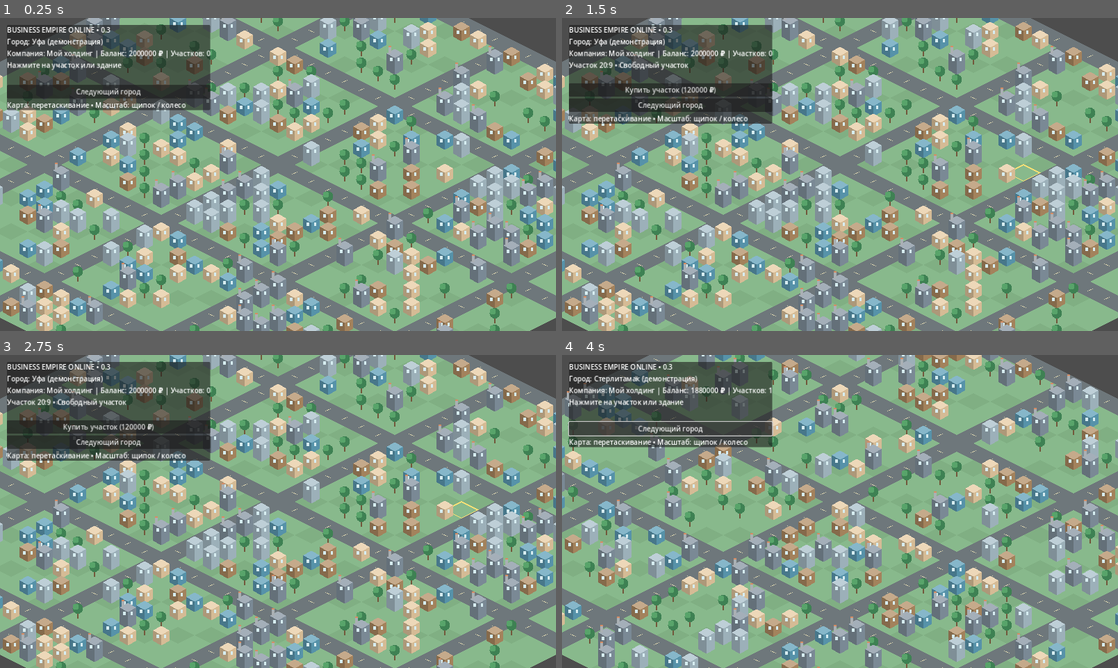
Above: before the commit, frames 1-4 (two rows, left to right).
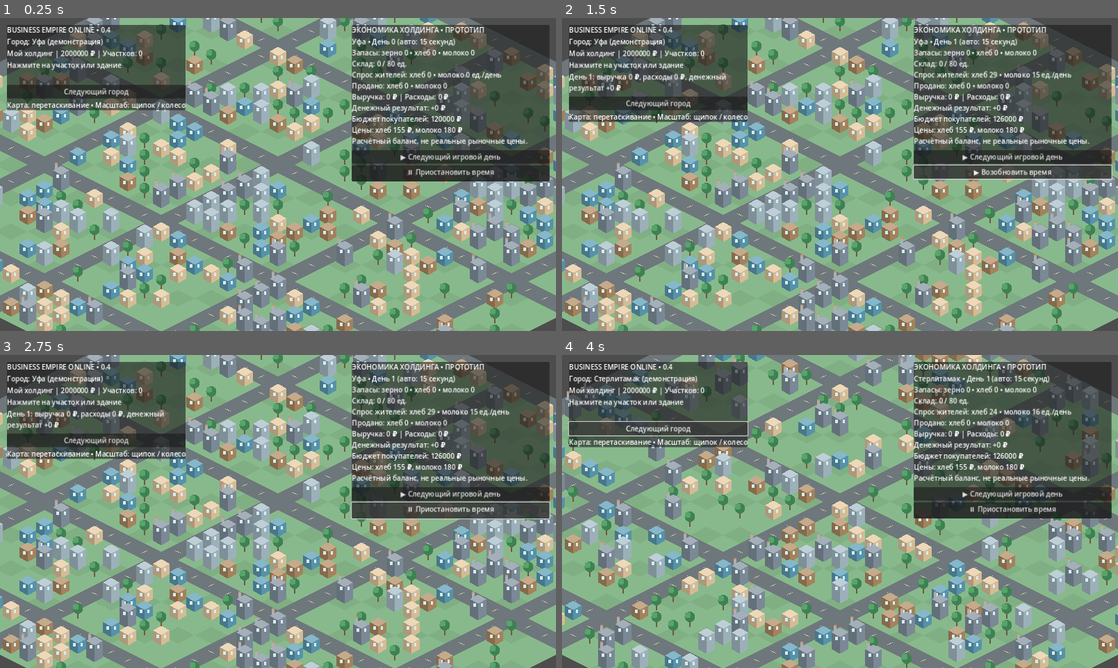
Above: after the commit, the same moments.

Repository: maillunex-lang/ufaeconom
Game: Godot game, scene res://scenes/main.tscn
Same seed, same stepped clock (60 frames per second), same inputs: the game is played once before the commit and once after it.
Inputs (mouse positions are in pixels of both pictures, inside the frame that each line leads up to):
- Up to frame 1 (0.25 s): no input
- Up to frame 2 (1.5 s): click (1012, 155) at 0.5 s, where only the run after the commit has a clickable "▶ Следующий игровой день"; click (1012, 174) at 1.25 s, where only the run after the commit has a clickable "⏸ Приостановить время"
- Up to frame 3 (2.75 s): click (450, 508) at 2 s, where only the run after the commit has a clickable "▶ Возобновить время"
- Up to frame 4 (4 s): click (673, 426) at 2.75 s, where only the run before the commit has a clickable "Купить участок (120000 ₽)"; click "Следующий город" at 3.5 s

The runs differ from the first frame. In frame 1, 19% of the frame differs, in the area x 1-99%, y 2-53%; in frame 2, 22%; in frame 3, 22%; in frame 4, 19%.

Commit message:
feat(ui): day timer, economy dashboard, demand and operating cashflow

Diff:
--- a/scripts/main.gd
+++ b/scripts/main.gd
@@ -1,5 +1,5 @@
 extends Node2D
-## Offline prototype 0.2: deterministic cities and layered procedural isometric art.
+## Offline prototype 0.4: deterministic isometric city and daily stock-flow economy.
 const CityGenerator = preload("res://scripts/city_generator.gd")
 const CompanyState = preload("res://scripts/company_state.gd")
 const TILE_W := 96.0
@@ -15,6 +15,9 @@
 
 var company = CompanyState.new()
 var money_label: Label
+var economy_label: Label
+var day_timer: Timer
+var pause_button: Button
 var actions: VBoxContainer
 var message_label: Label
 var camera: Camera2D
@@ -38,6 +41,11 @@
 	_build_ui()
 	company.load_game()
 	_load_city(company.city_index)
+	day_timer = Timer.new()
+	day_timer.wait_time = 15.0
+	day_timer.timeout.connect(_advance_day)
+	add_child(day_timer)
+	day_timer.start()
 
 func _load_city(index: int) -> void:
 	city_index = posmod(index, CityGenerator.CITIES.size())
@@ -48,6 +56,7 @@
 	company.save_game()
 	city_label.text = "Город: %s (демонстрация)" % data["name"]
 	info.text = "Нажмите на участок или здание"
+	message_label.text = ""
 	_update_actions()
 	camera.position = Vector2(0, 700)
 	queue_redraw()
@@ -62,7 +71,7 @@
 	var content := VBoxContainer.new()
 	panel.add_child(content)
 	var title := Label.new()
-	title.text = "BUSINESS EMPIRE ONLINE • 0.3"
+	title.text = "BUSINESS EMPIRE ONLINE • 0.4"
 	content.add_child(title)
 	city_label = Label.new()
 	content.add_child(city_label)
@@ -82,6 +91,26 @@
 	var help := Label.new()
 	help.text = "Карта: перетаскивание • Масштаб: щипок / колесо"
 	content.add_child(help)
+	var market_panel := PanelContainer.new()
+	market_panel.position = Vector2(810, 16)
+	market_panel.custom_minimum_size = Vector2(455, 250)
+	layer.add_child(market_panel)
+	var market_content := VBoxContainer.new()
+	market_panel.add_child(market_content)
+	var market_title := Label.new()
+	market_title.text = "ЭКОНОМИКА ХОЛДИНГА • ПРОТОТИП"
+	market_content.add_child(market_title)
+	economy_label = Label.new()
+	economy_label.autowrap_mode = TextServer.AUTOWRAP_WORD_SMART
+	market_content.add_child(economy_label)
+	var day_button := Button.new()
+	day_button.text = "▶ Следующий игровой день"
+	day_button.pressed.connect(_advance_day)
+	market_content.add_child(day_button)
+	pause_button = Button.new()
+	pause_button.text = "⏸ Приостановить время"
+	pause_button.pressed.connect(_toggle_timer)
+	market_content.add_child(pause_button)
 
 func _iso(tile: Vector2) -> Vector2:
 	return Vector2((tile.x - tile.y) * TILE_W * 0.5, (tile.x + tile.y) * TILE_H * 0.5)
@@ -208,7 +237,8 @@
 func _update_actions() -> void:
 	if money_label == null or actions == null:
 		return
-	money_label.text = "Компания: Мой холдинг | Баланс: %d ₽ | Участков: %d" % [company.cash, company.owned.size()]
+	money_label.text = "Мой холдинг | %d ₽ | Участков: %d" % [company.cash, company.owned.size()]
+	_refresh_economy_ui()
 	for child in actions.get_children():
 		actions.remove_child(child)
 		child.queue_free()
@@ -241,3 +271,37 @@
 	message_label.text = company.construct(city_index, selected, kind)
 	_update_actions()
 	queue_redraw()
+
+func _advance_day() -> void:
+	var report: Dictionary = company.advance_day()
+	var cashflow: int = int(report.get("cashflow", 0))
+	message_label.text = "День %d: выручка %d ₽, расходы %d ₽, денежный результат %+d ₽" % [
+		int(report["day"]), int(report["revenue"]), int(report["expenses"]), cashflow
+	]
+	_update_actions()
+	queue_redraw()
+
+func _toggle_timer() -> void:
+	day_timer.paused = not day_timer.paused
+	pause_button.text = "▶ Возобновить время" if day_timer.paused else "⏸ Приостановить время"
+
+func _refresh_economy_ui() -> void:
+	if economy_label == null:
+		return
+	var city_market: Dictionary = company.market(city_index)
+	var stock: Dictionary = city_market["stock"]
+	var daily: Dictionary = company.last_report.get("cities", {}).get(str(city_index), {})
+	var realized: int = int(daily.get("revenue", 0)) - int(daily.get("expenses", 0))
+	var city_name: String = CityGenerator.CITIES[city_index]["name"]
+	economy_label.text = (
+		"%s • День %d (авто: 15 секунд)\n" % [city_name, company.day] +
+		"Запасы: зерно %d • хлеб %d • молоко %d\n" % [int(stock["Зерно"]), int(stock["Хлеб"]), int(stock["Молоко"])] +
+		"Склад: %d / %d ед.\n" % [CompanyState.Economy.stock_total(city_market), company.storage_capacity(city_index)] +
+		"Спрос жителей: хлеб %d • молоко %d ед./день\n" % [int(daily.get("bread_demand", 0)), int(daily.get("milk_demand", 0))] +
+		"Продано: хлеб %d • молоко %d\n" % [int(daily.get("sold_bread", 0)), int(daily.get("sold_milk", 0))] +
+		"Выручка: %d ₽ | Расходы: %d ₽\n" % [int(daily.get("revenue", 0)), int(daily.get("expenses", 0))] +
+		"Денежный результат: %+d ₽\n" % realized +
+		"Бюджет покупателей: %d ₽\n" % int(city_market["residents_cash"]) +
+		"Цены: хлеб 155 ₽, молоко 180 ₽\n" +
+		"Расчётный баланс, не реальные рыночные цены."
+	)
